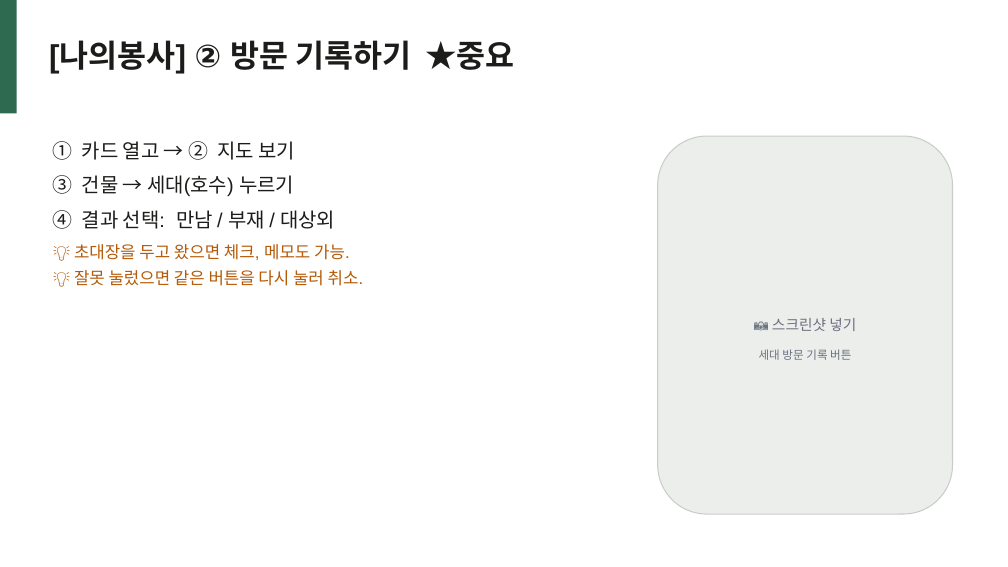
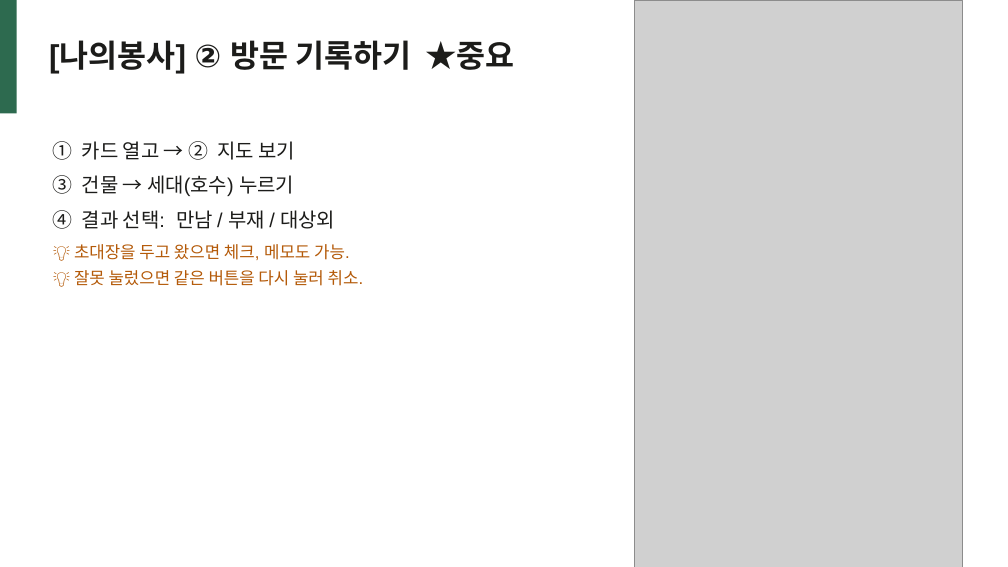
Before and after one commit to macgongming-beep/chinese-territory-app, a slide deck: slide 10 of docs/앱-사용법-봉사자-인도자.pptx. Drawn at 1008x567 pixels with LibreOffice and Linux fonts; fonts in the diff are those of the drawing; grey boxes stand for pictures. Boxes give left, top, right and bottom in pixels: in the first picture for what was removed or moved away, otherwise in the second. Text is boxed around its words. In the diff, an @@ line names an element or a change of style, - is before the commit and + after.

```diff
--- a/docs/앱-사용법-봉사자-인도자.pptx
+++ b/docs/앱-사용법-봉사자-인도자.pptx
@@ picture added at [634, 0, 963, 567] @@
@@ rounded rectangle removed at [658, 136, 953, 514] @@
@@ text removed at [772, 318, 856, 331] @@
-📷 스크린샷 넣기
@@ text removed at [759, 349, 851, 360] @@
-세대 방문 기록 버튼
```
Also in this commit, not shown: 6 other slides changed, 1 slide added, 6 other files.
